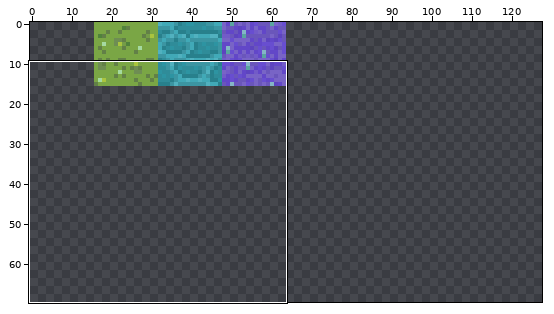
Edited in one commit: sprite sheet (images/blocks.png). Above, an overview of the earlier version with the close-up marked.
Close-up. Before the edit:
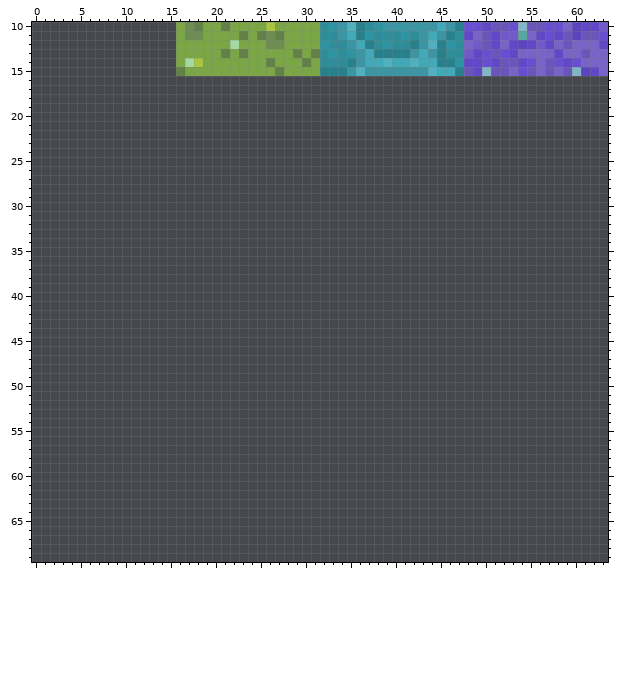
The file is 128x128 pixels. Colours within 5 levels of each other are drawn and written as one. Shown: x 0..63, y 10..69. The wide view leaves out empty margins. The commit also changed other parts of the picture, which this record leaves out.
After the commit:
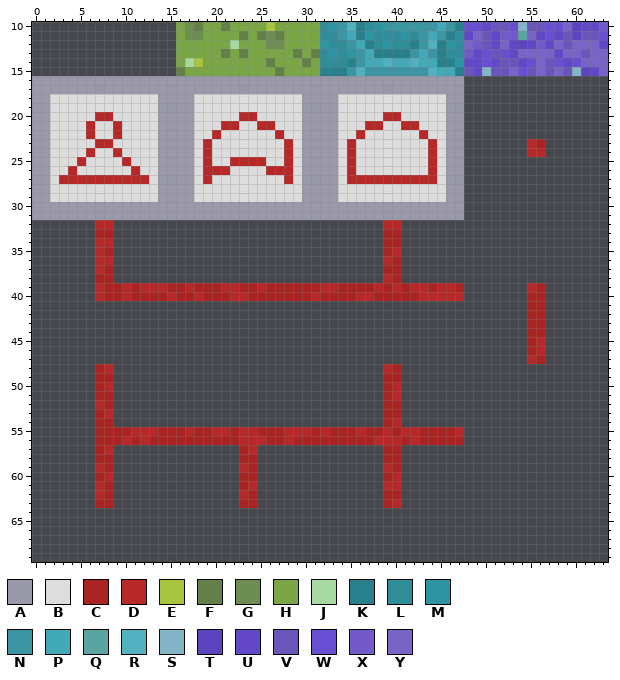
Palette (. is transparent): A #9a99aa  B #dddddd  C #aa2323  D #b72828  E #a9c43e  F #628047  G #6e8d53  H #7aa645  J #a5d9a1  K #28808c  L #2f8c99  M #2d94a2  N #3c95a2  P #41a9b7  Q #5aa5a0  R #51b1bf  S #84b5c7  T #5d44bf  U #6247c8  V #6a56bb  W #684ed0  X #725bc8  Y #7864c6
From old to new:
Changed rows in their new state; - is an unchanged pixel.
first column x 0:
16 AAAAAAAAAAAAAAAAAAAAAAAAAAAAAAAAAAAAAAAAAAAAAAAA---------
17 AAAAAAAAAAAAAAAAAAAAAAAAAAAAAAAAAAAAAAAAAAAAAAAA---------
18 AABBBBBBBBBBBBAAAABBBBBBBBBBBBAAAABBBBBBBBBBBBAA---------
19 AABBBBBBBBBBBBAAAABBBBBBBBBBBBAAAABBBBBBBBBBBBAA---------
20 AABBBBBDDBBBBBAAAABBBBBDDBBBBBAAAABBBBBDDBBBBBAA---------
21 AABBBBDBBDBBBBAAAABBBDDBBDDBBBAAAABBBDDBBDDBBBAA---------
22 AABBBBDBBDBBBBAAAABBDBBBBBBDBBAAAABBDBBBBBBDBBAA---------
23 AABBBBBDDBBBBBAAAABDBBBBBBBBDBAAAABDBBBBBBBBDBAA-------DC
24 AABBBBDBBDBBBBAAAABDBBBBBBBBDBAAAABDBBBBBBBBDBAA-------DD
25 AABBBDBBBBDBBBAAAABDBBDDDDBBDBAAAABDBBBBBBBBDBAA---------
26 AABBDBBBBBBDBBAAAABDDDBBBBDDDBAAAABDBBBBBBBBDBAA---------
27 AABDDDDDDDDDDBAAAABDBBBBBBBBDBAAAABDDDDDDDDDDBAA---------
28 AABBBBBBBBBBBBAAAABBBBBBBBBBBBAAAABBBBBBBBBBBBAA---------
29 AABBBBBBBBBBBBAAAABBBBBBBBBBBBAAAABBBBBBBBBBBBAA---------
30 AAAAAAAAAAAAAAAAAAAAAAAAAAAAAAAAAAAAAAAAAAAAAAAA---------
31 AAAAAAAAAAAAAAAAAAAAAAAAAAAAAAAAAAAAAAAAAAAAAAAA---------
32 -------DD------------------------------DD----------------
33 -------CC------------------------------CC----------------
34 -------DD------------------------------CC----------------
35 -------DC------------------------------CD----------------
36 -------DD------------------------------DC----------------
37 -------DC------------------------------CC----------------
38 -------CC------------------------------DC----------------
39 -------DCCDCDDDCCDCCCDDCCDCCCCCCDDCCCCDCDCDDCDDC-------DC
40 -------DCCDCCCCDCCDCCCDDCCCCCCCDCCCCDDCCCCCDDDDD-------CC
41 -------------------------------------------------------CC
42 -------------------------------------------------------CC
43 -------------------------------------------------------CC
44 -------------------------------------------------------CC
45 -------------------------------------------------------CD
46 -------------------------------------------------------CD
47 -------------------------------------------------------DC
48 -------CD------------------------------DC----------------
49 -------CC------------------------------CC----------------
50 -------CD------------------------------CD----------------
51 -------CC------------------------------CD----------------
52 -------DC------------------------------CC----------------
53 -------CD------------------------------CC----------------
54 -------CC------------------------------CD----------------
55 -------CCCCDDDCCCDCCDDCDDCCCDDDCDCCCDCCDCDDCCCCD---------
56 -------CCCDCDCCCCCCCCCCDDDCCDCCCCCCCCCDDDCDCCCCC---------
57 -------CD--------------CD--------------CC----------------
58 -------CC--------------CC--------------CC----------------
59 -------DC--------------DC--------------DC----------------
60 -------CD--------------CC--------------CD----------------
61 -------DC--------------CD--------------DD----------------
62 -------DC--------------DC--------------CC----------------
63 -------CC--------------CC--------------CD----------------
Pixel boxes of the changes (left, top, right, bottom) in both close-ups:
added: (32, 76, 464, 301)
added: (527, 139, 545, 157)
added: (527, 283, 545, 364)
added: (95, 364, 464, 508)
